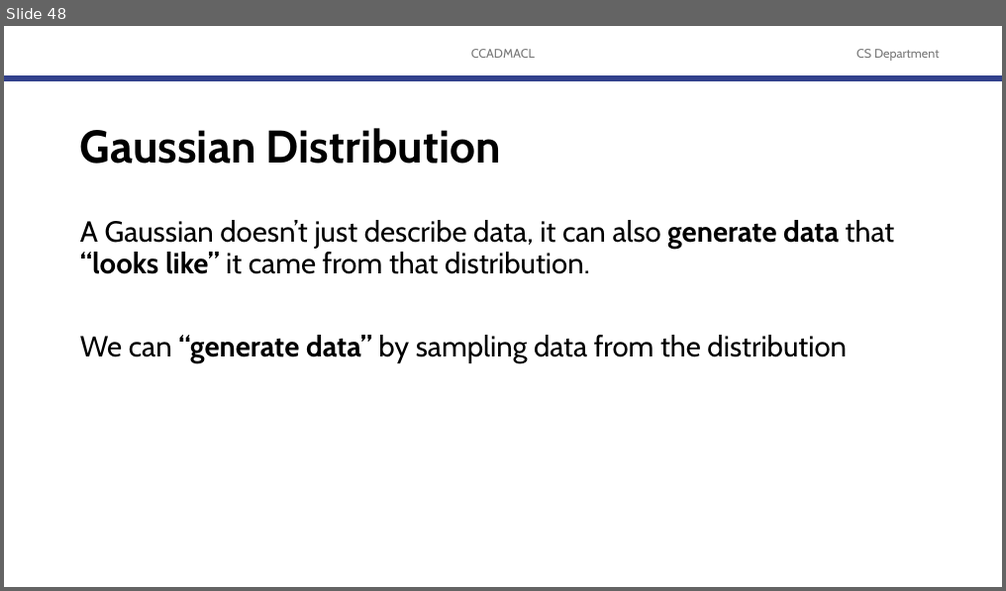
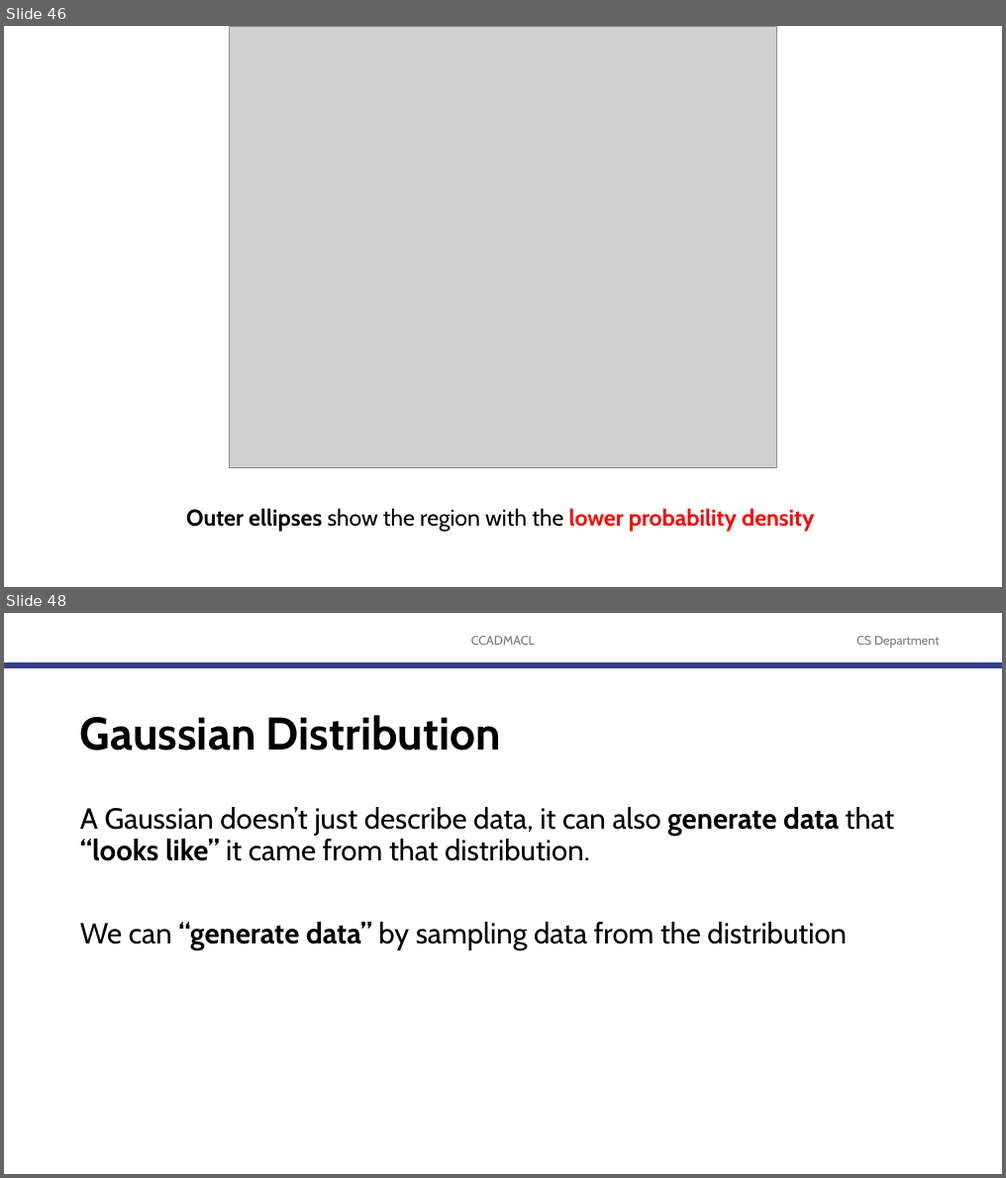
Before and after one commit to robitussin/CCADMACL, a slide deck: 8 - Gaussian Mixture Models/Introduction to Gaussian Mixture Models.pptx. Shown one above the other, each under a label of ours: slide 48 before the commit, slides 46 and 48 after it; the slides between them are not shown. The pictures are 1006x591 and 1006x1178 pixels, drawn with LibreOffice and Linux fonts; fonts in the diff are those of the drawing; grey boxes stand for pictures; background and template pictures are left out. Boxes give left, top, right and bottom in pixels: in the first picture for what was removed or moved away, otherwise in the second. Text is boxed around its words. In the diff, an @@ line names an element or a change of style, - is before the commit and + after.

```diff
--- a/8 - Gaussian Mixture Models/Introduction to Gaussian Mixture Models.pptx
+++ b/8 - Gaussian Mixture Models/Introduction to Gaussian Mixture Models.pptx
@@ slide 46 added at (4, 26, 1002, 587), background #FFFFFF @@
@@ picture added at (230, 26, 777, 469) @@
@@ text added at (186, 508, 814, 532), 22 pt, text #000000, bold @@
+Outer ellipses show the region with the lower probability density
```
Also in this commit, not shown: 6 slides changed, 13 other slides added, 2 slides removed.
